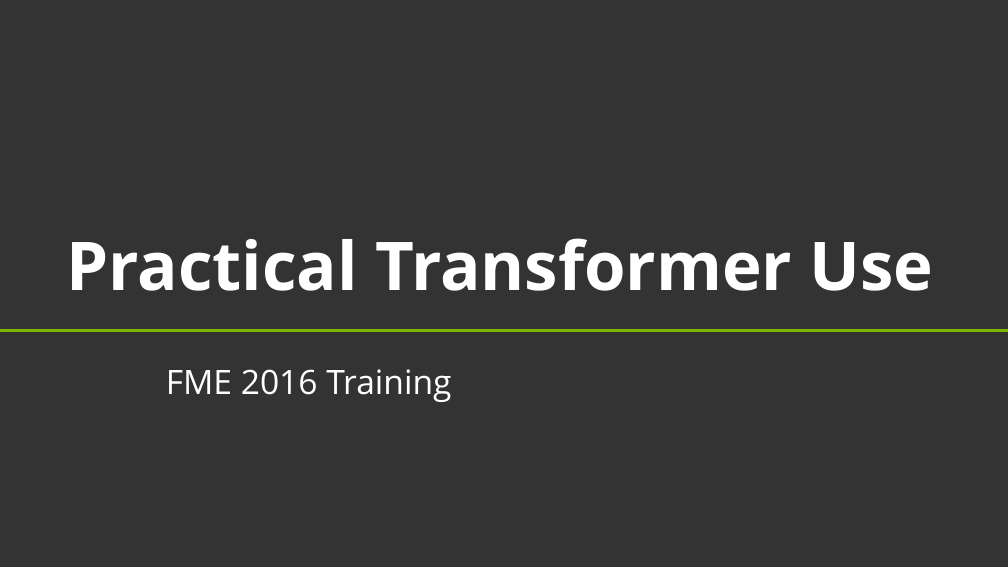
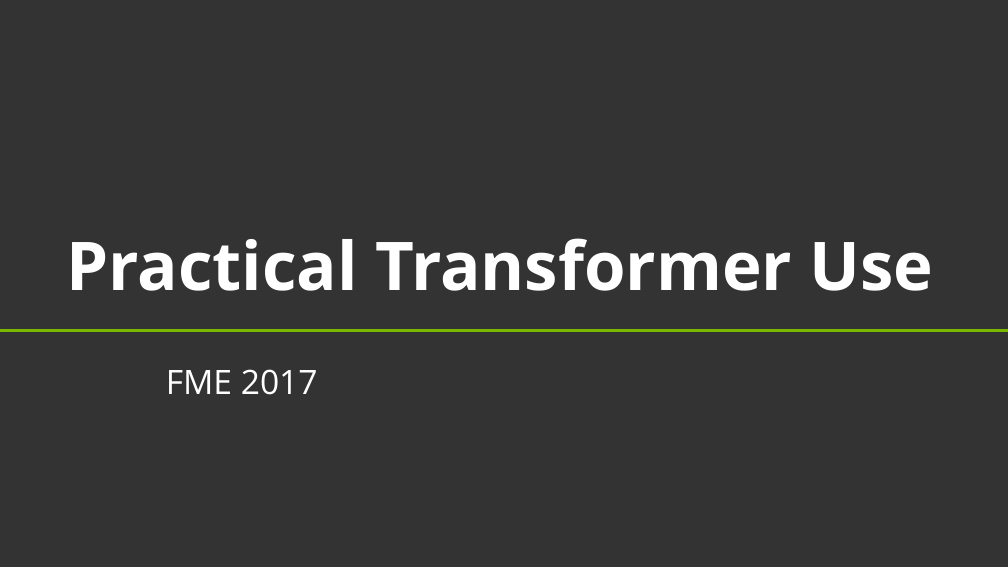
Before and after one commit to safesoftware/FMETraining, a slide deck: slide 1 of DesktopBasic5Transformers/PracticalTranformerUse.pptx. Drawn at 1008x567 pixels with LibreOffice and Linux fonts; fonts in the diff are those of the drawing; background and template pictures are left out. Boxes give left, top, right and bottom in pixels: in the first picture for what was removed or moved away, otherwise in the second. Text is boxed around its words. In the diff, an @@ line names an element or a change of style, - is before the commit and + after.

```diff
--- a/DesktopBasic5Transformers/PracticalTranformerUse.pptx
+++ b/DesktopBasic5Transformers/PracticalTranformerUse.pptx
@@ subtitle at (166, 369, 318, 395): text changed @@
-FME 2016 Training
+FME 2017
```
Also in this commit, not shown: 10 other files.
